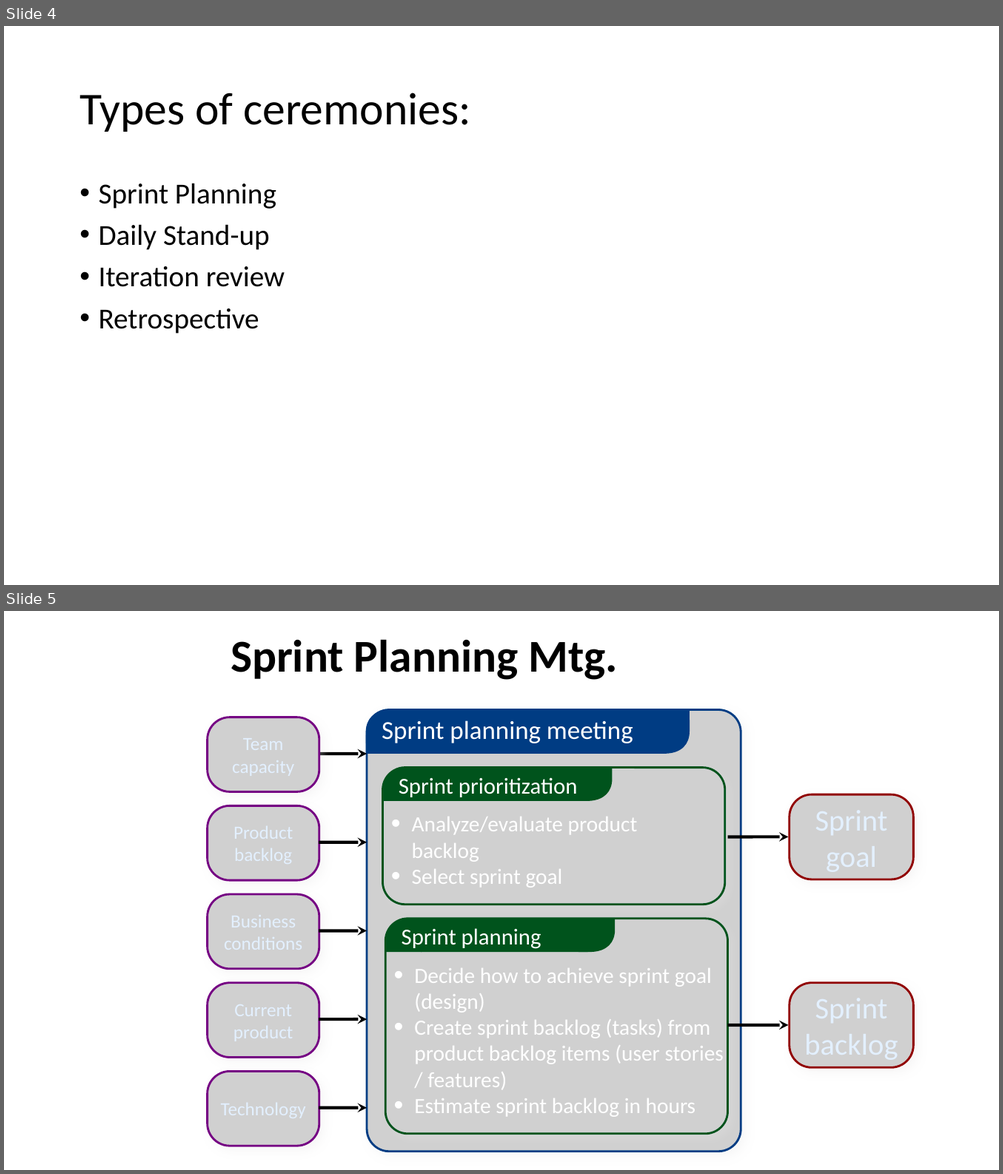
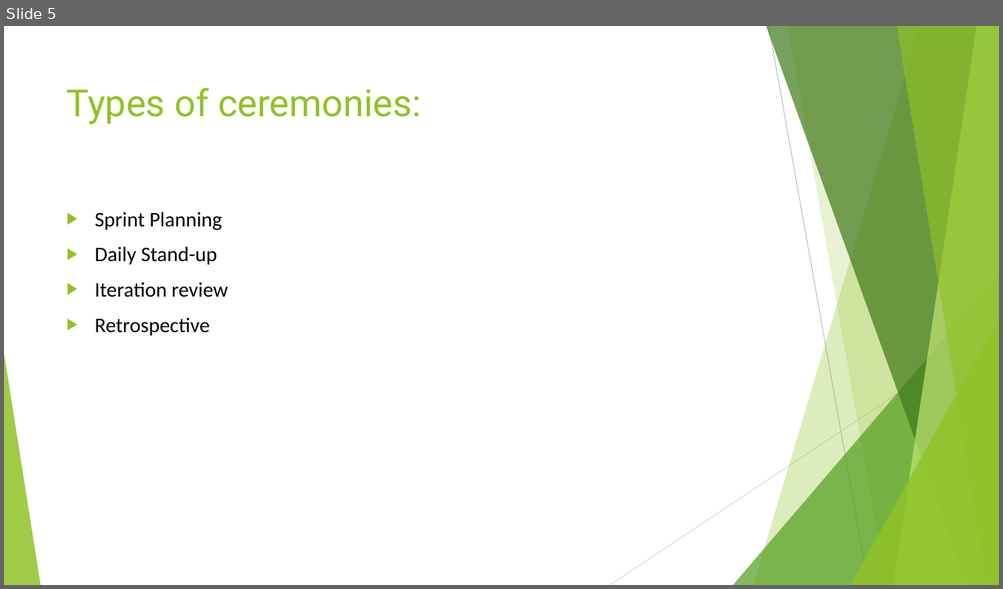
Before and after one commit to karthik07m/coredova-Sample-Ecommerce-app, a slide deck: 4 Types of Scrum Ceremonies.pptx. Shown one above the other, each under a label of ours: slides 4 and 5 before the commit, slide 5 after it. The pictures are 1003x1174 and 1003x589 pixels, drawn with LibreOffice and Linux fonts; fonts in the diff are those of the drawing; grey boxes stand for pictures. Boxes give left, top, right and bottom in pixels: in the first picture for what was removed or moved away, otherwise in the second. Text is boxed around its words. In the diff, an @@ line names an element or a change of style, - is before the commit and + after.

```diff
--- a/4 Types of Scrum Ceremonies.pptx
+++ b/4 Types of Scrum Ceremonies.pptx
@@ slide 5 removed at (4,611,999,1170), background #FFFFFF @@
@@ text removed at (230,639,617,680) @@
-Sprint Planning Mtg.
@@ picture removed at (207,718,318,792) @@
@@ freeform shape removed at (366,709,402,743) @@
@@ picture removed at (367,709,740,1152) @@
@@ text removed at (381,721,633,743) @@
-Sprint planning meeting
@@ rectangle removed at (401,709,657,754) @@
@@ rectangle removed at (643,709,689,728) @@
@@ freeform shape removed at (653,720,690,754) @@
@@ rectangle removed at (366,735,412,754) @@
@@ arrow removed from (318, 754) to (367, 754) @@
@@ picture removed at (207,806,318,880) @@
@@ picture removed at (789,795,913,880) @@
@@ group removed at (382,768,725,905): 2 freeform shapes, 2 texts, 1 picture, 1 rectangle @@
-Sprint prioritization
-• Analyze/evaluate product backlog
-• Select sprint goal
@@ arrow removed from (318, 843) to (367, 843) @@
@@ arrow removed from (728, 837) to (788, 837) @@
@@ picture removed at (207,894,318,969) @@
@@ arrow removed from (318, 931) to (367, 931) @@
@@ picture removed at (207,983,318,1058) @@
@@ group removed at (385,918,728,1134): 2 freeform shapes, 2 texts, 1 picture, 1 rectangle @@
-Sprint planning
-• Decide how to achieve sprint goal (design)
-• Create sprint backlog (tasks) from product backlog items (user stories / features)
-• Estimate sprint backlog in hours
@@ picture removed at (789,983,913,1068) @@
@@ arrow removed from (318, 1020) to (367, 1020) @@
@@ arrow removed from (728, 1025) to (788, 1025) @@
@@ picture removed at (207,1072,318,1147) @@
@@ arrow removed from (318, 1108) to (367, 1108) @@
@@ what was slide 4 is now slide 5 @@
@@ slide 5 changed as well @@
@@ title "Types of ceremonies:": place and size @@
-title "Types of ceremonies:" at (79,93,471,132)
+title "Types of ceremonies:" at (67,87,421,124)
@@ title "Types of ceremonies:" at (67,87,421,124): size 44 to 36 pt, font Calibri to Roboto, text colour #000000 to #90C226; line spacing 0.9 to 1; vertical alignment middle to top @@
@@ text "Sprint Planning": place and size @@
-text "Sprint Planning" at (99,183,284,334)
+text "Sprint Planning" at (95,212,227,336)
@@ text "Sprint Planning" at (95,212,227,336): size 28 to 20 pt; bullet • to ▶; line spacing 0.9 to 1 @@
@@ group added at (4,26,999,585): 5 freeform shapes, 3 triangles, 2 lines @@
```
Also in this commit, not shown: 4 other slides changed, 8 slides added.
